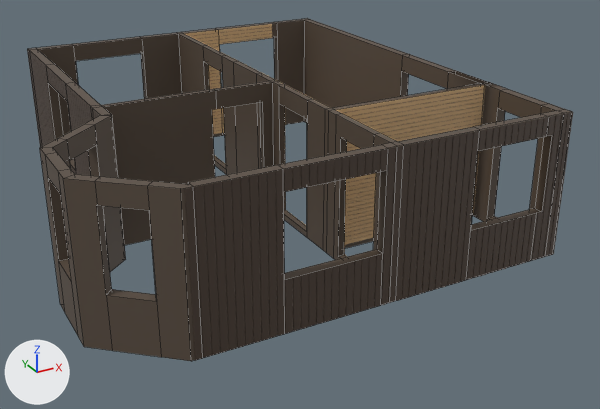
The FBX model Assets/Models/Bar.fbx: old version first, new version second.
Both versions are drawn from a 50 mm lens placed at (-9.63, -15.42, 5.89), pointed at (-3.39, -4.09, 0.23). Arrows for +X, +Y and +Z are at lower left; the lights stay in place. The older version comes first. Mesh edges are drawn as thin lines on the coarser meshes. Where no turn or scale is listed for an object, it has been applied to the vertices.

The first picture shows '_Plane.Reference.001', 'Вагонка.Прихожая.001', 'Вагонка.Прихожая.002', 'Вагонка.Прихожая.003', 'Стена.Баня.001', 'Стена.Комната.Мама' and 3 more.
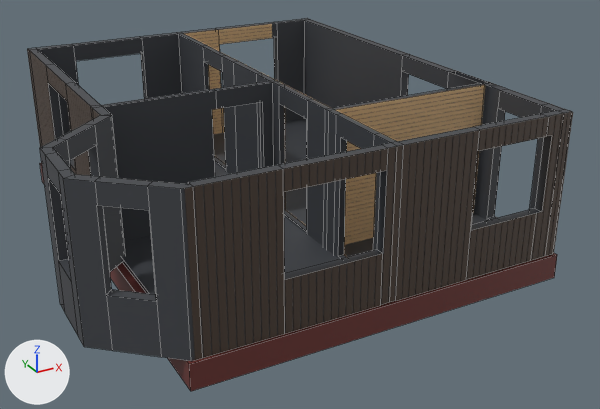
What differs and where, as boxes [x1, y1, x2, y2] in the pictures (600 x 409 px):
'_Plane.Reference.001', recoloured (brown to dark grey)
    both: [30, 18, 569, 361]
'Cube', added
    after: [40, 163, 557, 391]
'Cube.001', added (mostly hidden)
    after: [122, 119, 487, 294]

Patch to the scene script:
```diff
--- a/Assets/Models/Bar.fbx.py
+++ b/Assets/Models/Bar.fbx.py
@@ mat_material_002 @@
 mat_material_002 = principled_material('Material.002')
-mat_material_002.base_color = (0.102, 0.0742, 0.0529)  # brown #5a4d41
+mat_material_002.base_color = (0.0529, 0.0578, 0.0666)  # dark grey #414449
@@ mat_material_003 @@
+mat_material_003 = principled_material('Material.003')
+mat_material_003.base_color = (0.147, 0.0319, 0.0273)  # dark red #6b322e
@@ me_cube_007 @@
+me_cube_007.from_pydata(...)  # a box spanning x -3.05..3.05, y -3.95..3.95, z -0.4..0.0
+me_cube_007.materials.append(mat_material_003)  # dark red #6b322e
@@ me_cube_015 @@
+me_cube_015.from_pydata([(-2.92, -3.83, -0.06), (-2.92, -3.83, 0.0), (-2.92, 3.83, -0.07), (-2.92, 3.83, 0.0), (2.93, -3.83, -0.06), (2.93, -3.83, 0.0), (2.93, 3.83, -0.07), (2.93, 3.83, 0.0)], [], [(0, 1, 3, 2), (2, 3, 7, 6), (6, 7, 5, 4), (4, 5, 1, 0), (2, 6, 4, 0), (7, 3, 1, 5)])
+me_cube_015.materials.append(mat_material_002)  # dark grey #414449
@@ ob_cube @@
+ob_cube = bpy.data.objects.new('Cube', me_cube_007)
+ob_cube.location = (-3.64, -3.31, 0.0)
@@ ob_cube_001 @@
+ob_cube_001 = bpy.data.objects.new('Cube.001', me_cube_015)
+ob_cube_001.location = (-3.64, -3.31, 0.07)
```
